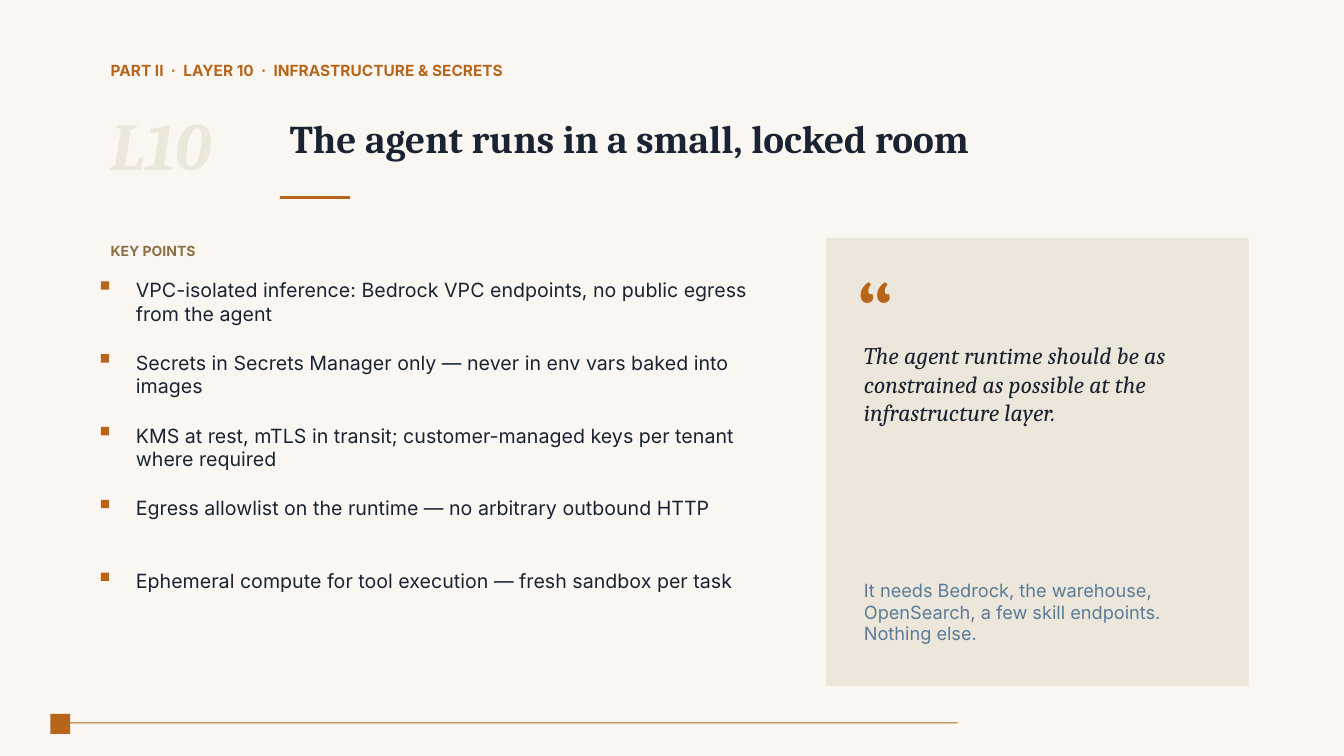
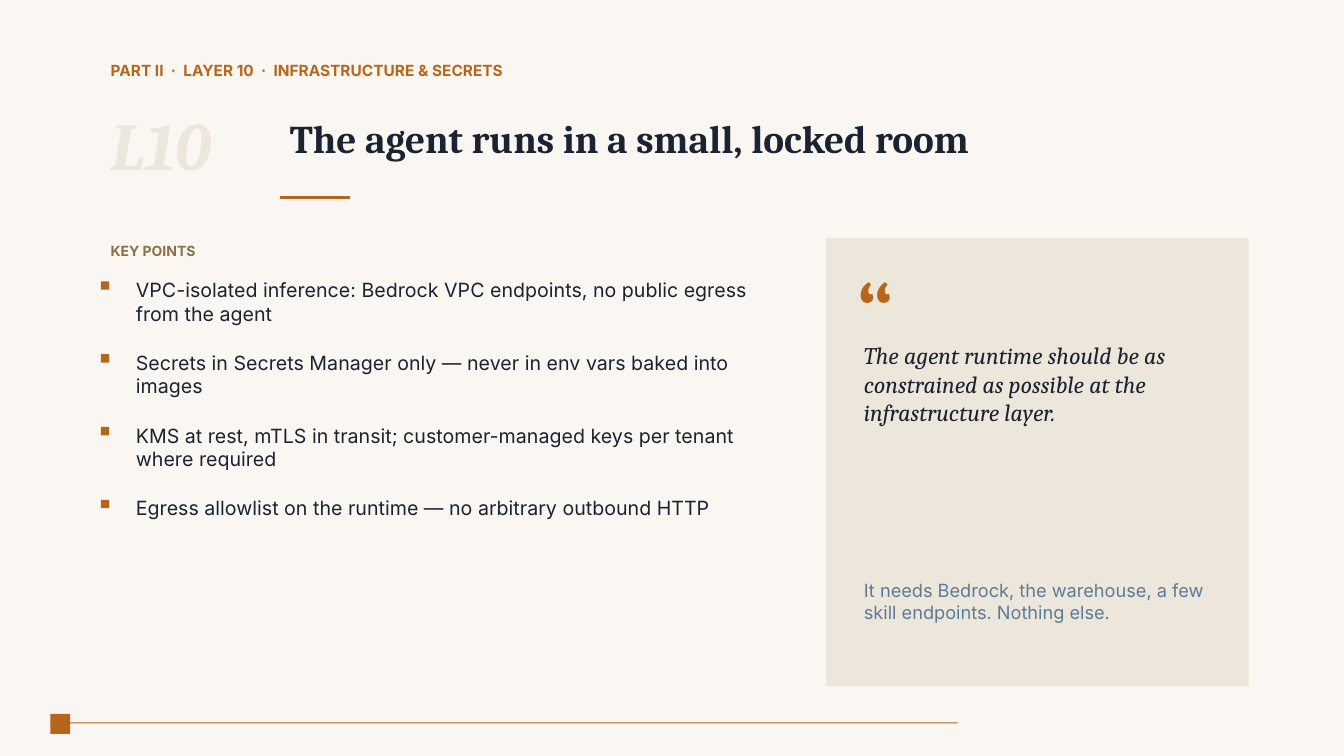
Before and after one commit to srsubramanian/AgentHub-Starter, a slide deck: slide 13 of Claude-by-Anthropic-for-PowerPoint.pptx (slide 16 before the commit). Drawn at 1344x756 pixels with LibreOffice and Linux fonts; fonts in the diff are those of the drawing. Boxes give left, top, right and bottom in pixels: in the first picture for what was removed or moved away, otherwise in the second. Text is boxed around its words. In the diff, an @@ line names an element or a change of style, - is before the commit and + after.

```diff
--- a/Claude-by-Anthropic-for-PowerPoint.pptx
+++ b/Claude-by-Anthropic-for-PowerPoint.pptx
@@ rectangle removed at (101, 573, 109, 581) @@
@@ text removed at (136, 573, 732, 592) @@
-Ephemeral compute for tool execution — fresh sandbox per task
@@ text at (864, 583, 1203, 623): text changed @@
-It needs Bedrock, the warehouse, OpenSearch, a few skill endpoints. Nothing else.
+It needs Bedrock, the warehouse, a few skill endpoints. Nothing else.
```
Also in this commit, not shown: 9 other slides changed, 10 slides removed, 2 other files.
